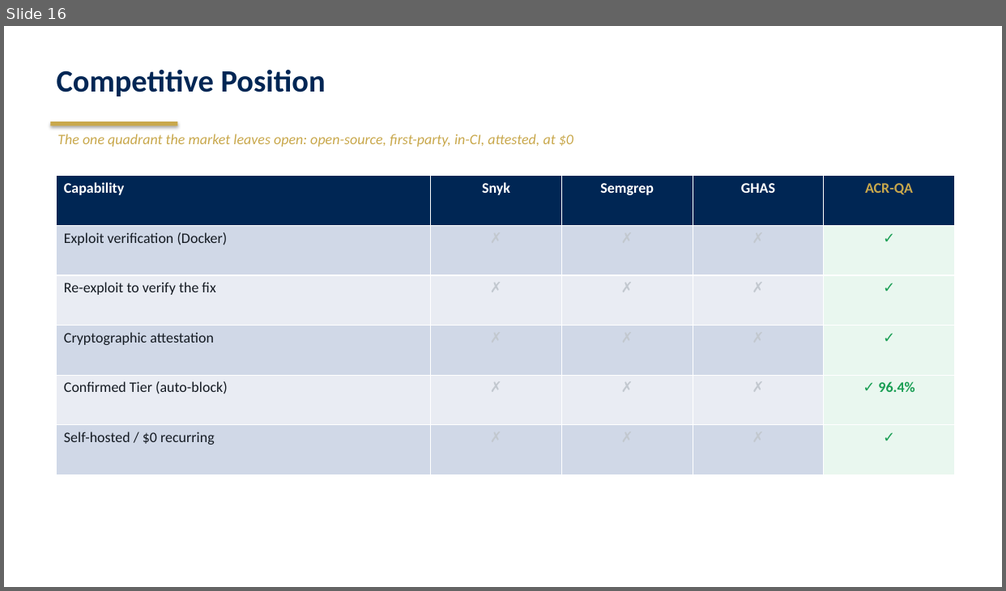
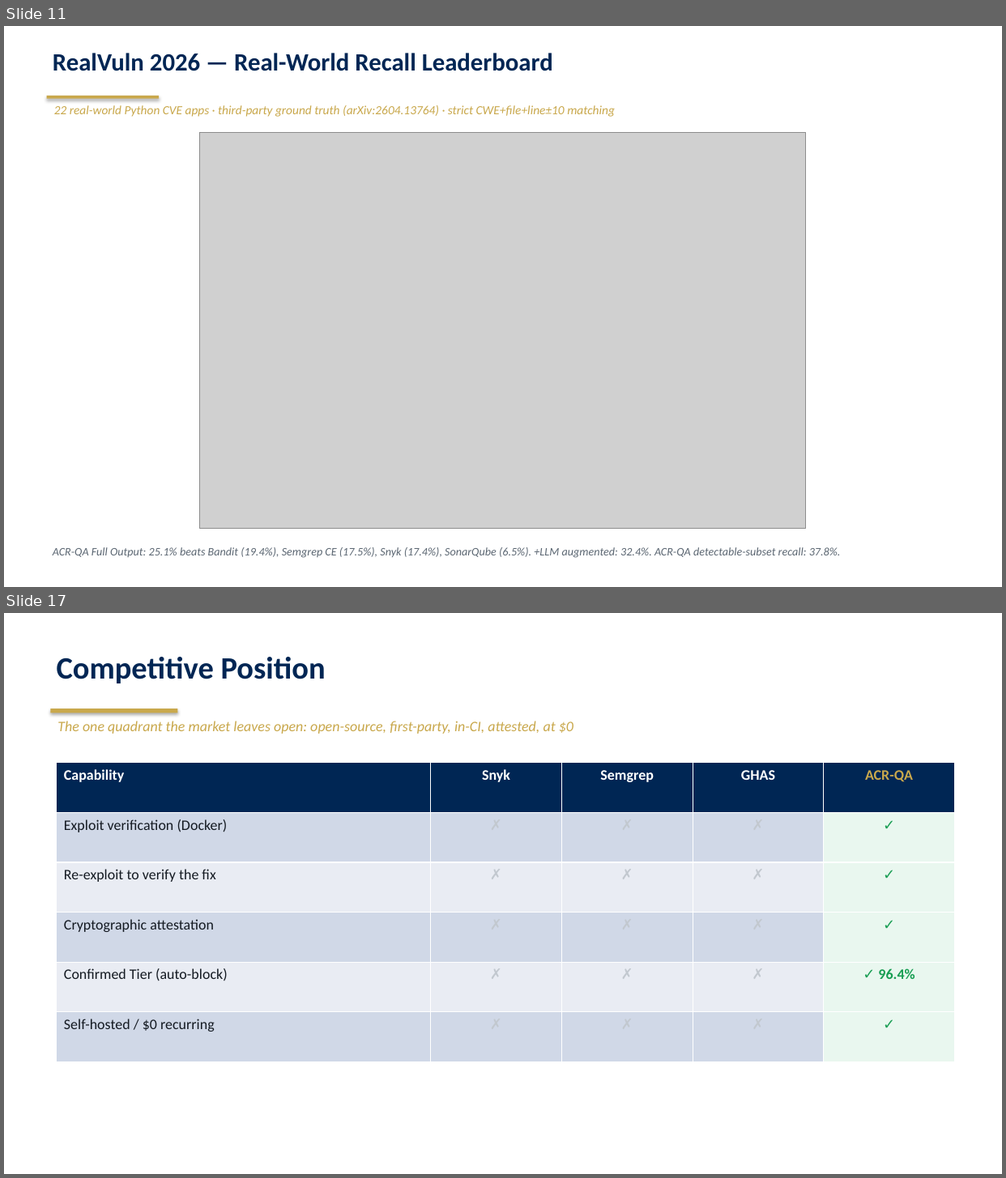
Before and after one commit to starredjaco/ACR-QA, a slide deck: docs/ACR-QA_Defense.odp. Shown one above the other, each under a label of ours: slide 16 before the commit, slides 11 and 17 after it; the slides between them are not shown. The pictures are 1006x591 and 1006x1178 pixels, drawn with LibreOffice and Linux fonts; fonts in the diff are those of the drawing; grey boxes stand for pictures. Boxes give left, top, right and bottom in pixels: in the first picture for what was removed or moved away, otherwise in the second. Text is boxed around its words. In the diff, an @@ line names an element or a change of style, - is before the commit and + after.

```diff
--- a/docs/ACR-QA_Defense.odp
+++ b/docs/ACR-QA_Defense.odp
@@ slide 11 added at box(4, 26, 1002, 587), background #FFFFFF @@
@@ text added at box(53, 53, 553, 71), 24 pt, text #002654, bold @@
+RealVuln 2026 — Real-World Recall Leaderboard
@@ rectangle added at box(47, 96, 159, 99), fill #C9A84C @@
@@ text added at box(54, 105, 615, 117), 12 pt, text #C9A84C, italic @@
+22 real-world Python CVE apps · third-party ground truth (arXiv:2604.13764) · strict CWE+file+line±10 matching
@@ picture added at box(200, 132, 807, 529) @@
@@ text added at box(53, 548, 841, 558), 11 pt, text #5B6672, italic @@
+ACR-QA Full Output: 25.1% beats Bandit (19.4%), Semgrep CE (17.5%), Snyk (17.4%), SonarQube (6.5%). +LLM augmented: 32.4%. ACR-QA detectable-subset recall: 37.8%.
@@ what was slide 16 is now slide 17 @@
```
Also in this commit, not shown: 7 slides changed, 5 other slides added, 8 slides removed, 3 other files.
